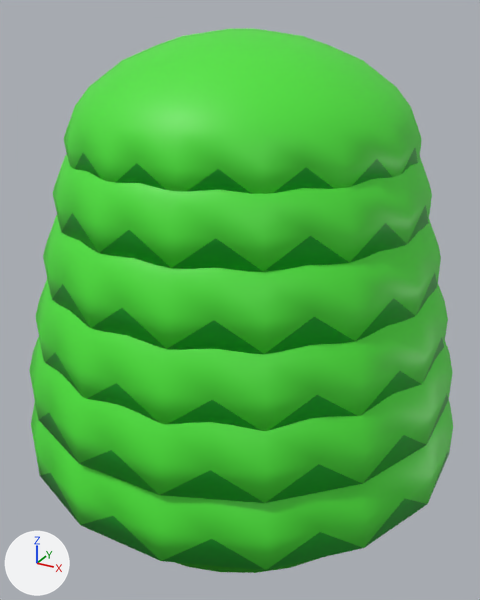
The Blender file RBDCivilization/Assets/Models/Landscape/ArbustoColor2.blend as it was, and as the next commit left it.
Rendered twice from a 50 mm camera at (1.84, -3.43, 1.72) aimed at (0.02, -0.12, 0.07). Arrows for +X, +Y and +Z are at lower left; the lights stay in place.
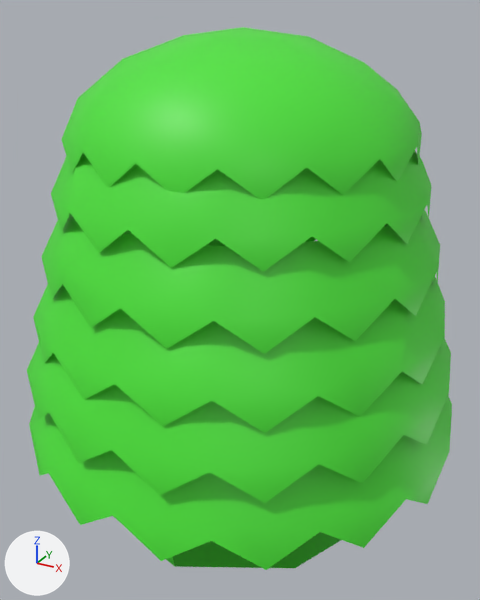
Where the change shows, as pixel boxes [x1, y1, x2, y2] in the pictures (480 x 600 px):
'Cylinder.003', reshaped, modifiers changed
    before: [29, 29, 453, 573]
    after: [27, 27, 452, 570]
part 1 of me_cylinder, deleted (green)
    before: [39, 148, 449, 570]

Diff of the bpy script that builds the scene:
```diff
--- a/RBDCivilization/Assets/Models/Landscape/ArbustoColor2.blend.py
+++ b/RBDCivilization/Assets/Models/Landscape/ArbustoColor2.blend.py
@@ me_cylinder @@
 # used by ob_cylinder_003; location = (0.0, -0.08, -0.192)
-me_cylinder.from_pydata(...)  # 896 vertices, 782 faces; spans x -1.36..1.36, y -1.34..1.37, z -1.0..1.81
+me_cylinder.from_pydata(...)  # 896 vertices, 769 faces; spans x -1.36..1.36, y -1.34..1.37, z -1.0..1.81
+# me_cylinder part 1
+# 13 faces are deleted
 me_cylinder.materials.append(mat_material)
 me_cylinder.materials.append(mat_material_001)
-me_cylinder.materials.append(mat_material_002)  # green #10ac26
@@ ob_cylinder_003 @@
 ob_cylinder_003.location = (0.0, -0.08, -0.192)
+_m = ob_cylinder_003.modifiers.new('Decimate', 'DECIMATE')
+_m.ratio = 0.378
```
